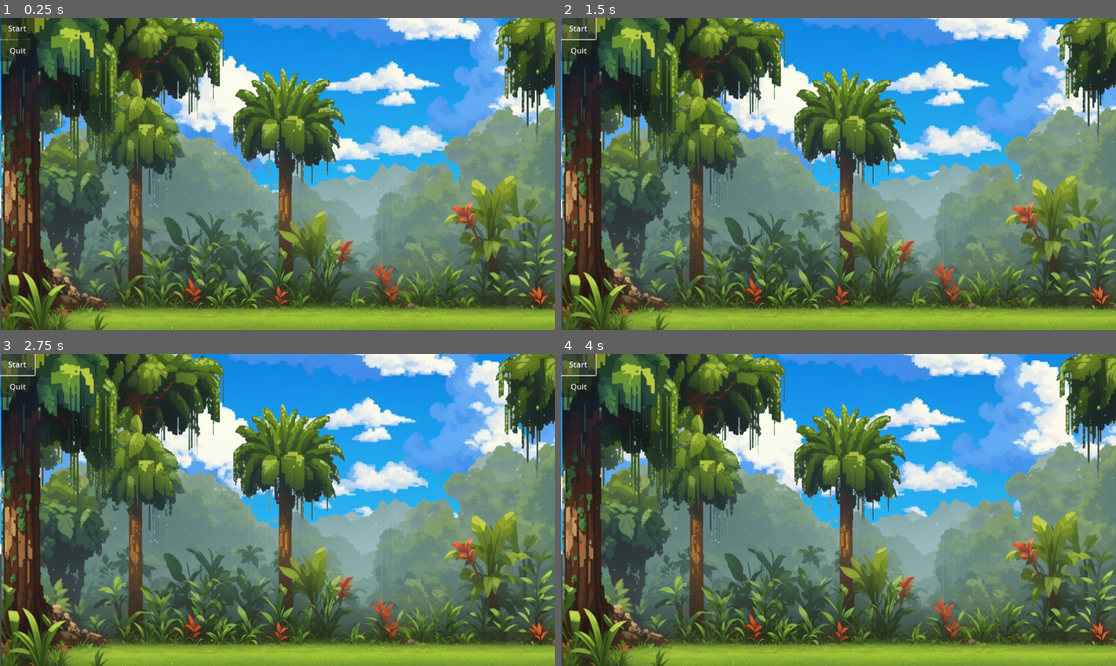
Above: before the commit, frames 1-4 (two rows, left to right).
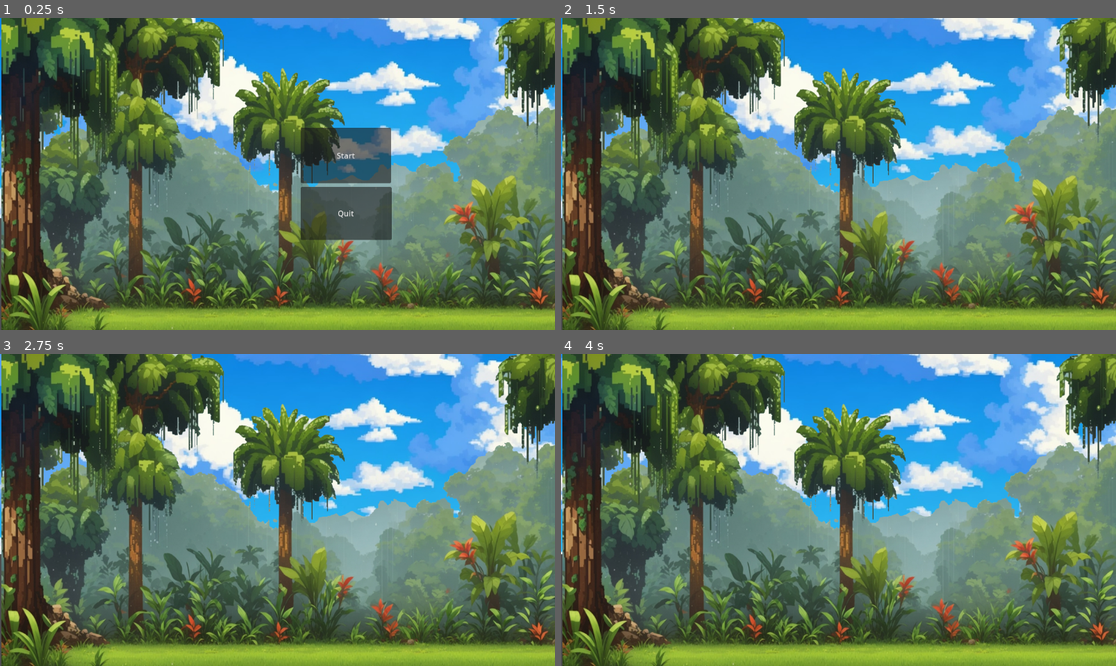
Above: after the commit, the same moments.

Repository: taylordallimore/Ape_Arborist
Game: Godot game, scene res://main.tscn
Same seed, same stepped clock (60 frames per second), same inputs: the game is played once before the commit and once after it.
Inputs (mouse positions are in pixels of both pictures, inside the frame that each line leads up to):
- Up to frame 1 (0.25 s): no input
- Up to frame 2 (1.5 s): click "Start" at 0.5 s; click (577, 27) at 1.25 s, where only the run before the commit has a clickable "Start"
- Up to frame 3 (2.75 s): click (16, 363) at 2 s, where only the run before the commit has a clickable "Start"
- Up to frame 4 (4 s): no input

The runs differ from the first frame. In frame 1, 6.0% of the frame differs, in the area x 0-71%, y 0-72%; in frame 2, 4.9%; in frame 3, 5.0%; in frame 4, 5.0%.

Commit message:
Added level 1

Diff:
--- a/Main.gd
+++ b/Main.gd
@@ -1,8 +1,7 @@
 extends Node2D
 
 func _on_start_pressed():
-	#get_tree().change_scene("res://scenes/Level1.tscn")
-	print("Start")
+	get_tree().change_scene_to_file("res://level_1.tscn")
 
 func _on_quit_pressed():
 	get_tree().quit()
--- a/bg.tscn
+++ b/bg.tscn
@@ -9,9 +9,15 @@
 
 [node name="ParallaxLayer2" type="ParallaxLayer" parent="."]
 motion_scale = Vector2(0.2, 1)
+motion_mirroring = Vector2(2635, 0)
 
 [node name="CloudBackground" type="Sprite2D" parent="ParallaxLayer2"]
 position = Vector2(1979, 72)
+scale = Vector2(0.972059, 0.897786)
+texture = ExtResource("2_go4k3")
+
+[node name="CloudBackground3" type="Sprite2D" parent="ParallaxLayer2"]
+position = Vector2(3298, 72)
 scale = Vector2(0.972059, 0.897786)
 texture = ExtResource("2_go4k3")
 
--- /dev/null
+++ b/level_1.tscn
@@ -0,0 +1,9 @@
+[gd_scene load_steps=2 format=3 uid="uid://be67tw26ua16f"]
+
+[ext_resource type="PackedScene" uid="uid://b5duv7akkuhok" path="res://bg.tscn" id="1_0e2x1"]
+
+[node name="Level1" type="Node2D"]
+
+[node name="BG" parent="." instance=ExtResource("1_0e2x1")]
+
+[node name="CollisionShape2D" type="CollisionShape2D" parent="."]
--- a/main.tscn
+++ b/main.tscn
@@ -7,15 +7,17 @@
 script = ExtResource("1_eo0bb")
 
 [node name="Start" type="Button" parent="."]
-offset_right = 72.0
-offset_bottom = 44.0
+offset_left = 624.0
+offset_top = 228.0
+offset_right = 812.0
+offset_bottom = 343.0
 text = "Start"
 
 [node name="Quit" type="Button" parent="."]
-offset_left = 1.0
-offset_top = 46.0
-offset_right = 73.0
-offset_bottom = 90.0
+offset_left = 624.0
+offset_top = 351.0
+offset_right = 813.0
+offset_bottom = 461.0
 text = "Quit"
 
 [node name="BG" parent="." instance=ExtResource("2_o4ixd")]
Binary file added: assets/GrassTexture.png
Not shown, added: assets/GrassTexture.png.import
